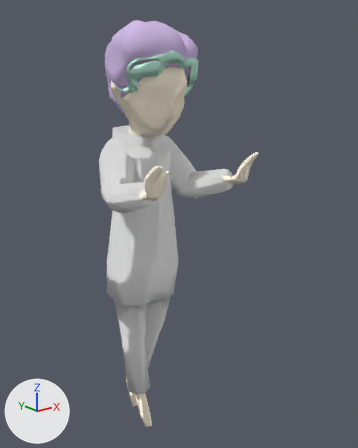
A saved change to the Blender file Assets/Models/mothabonetest.blend.
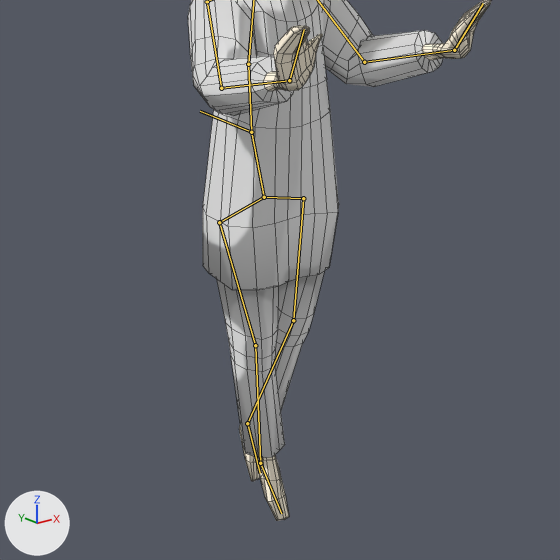
Old and new are each drawn whole from a 50 mm lens placed at (-1.67, -2.44, 1.16), pointed at (0.19, -0.12, 0.23) and again close up on the part from 0% to 82% of the width and 34% to 100% of the height. Arrows for +X, +Y and +Z are at lower left; the lights stay in place. Both versions are drawn at frame -1 of the action 'AIM_FORWARD'; the numbers are the values there. The bones that bend it are drawn over the model as lines in the close-ups. The close-ups show mesh edges as thin lines.

In view in the first close-up: 'body'.
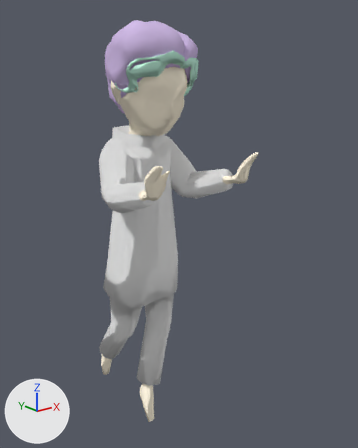
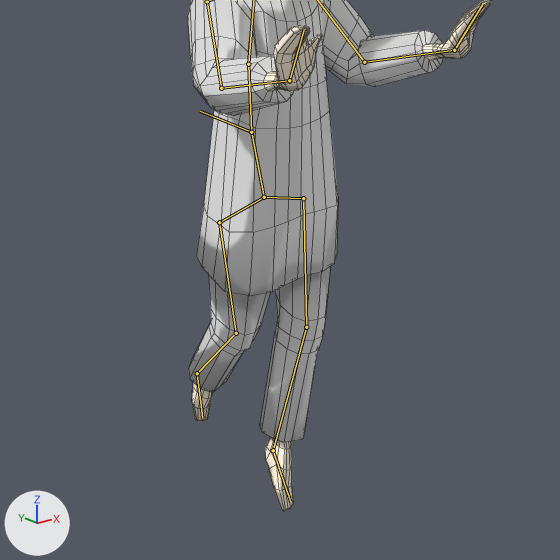
Diff of the bpy script that builds the scene:
```diff
--- a/Assets/Models/mothabonetest.blend.py
+++ b/Assets/Models/mothabonetest.blend.py
@@ bone_reisi_l @@
 bone_reisi_l = bpy.data.objects['Armature'].pose.bones['REISI_L']  # child of 'HIP_L'
-bone_reisi_l.rotation_quaternion = (0.991, 0.037, -0.022, -0.125)  # degrees (5, -2, -14)
+bone_reisi_l.rotation_quaternion = (0.998, 0.039, -0.014, -0.039)  # degrees (5, -1, -5)
@@ bone_reisi_r @@
 bone_reisi_r = bpy.data.objects['Armature'].pose.bones['REISI_R']  # child of 'HIP_R'
-bone_reisi_r.rotation_quaternion = (0.997, 0.065, 0.021, 0.042)  # degrees (8, 2, 5)
+bone_reisi_r.rotation_quaternion = (0.982, 0.061, 0.031, 0.173)  # degrees (7, 2, 20)
@@ bone_saari_r @@
 bone_saari_r = bpy.data.objects['Armature'].pose.bones['SAARI_R']  # child of 'REISI_R'
-bone_saari_r.rotation_quaternion = (0.985, -0.058, -0.008, 0.002)  # degrees (-7, -1, 0)
+bone_saari_r.rotation_quaternion = (0.979, 0.121, 0.013, -0.002)  # degrees (14, 2, 0)
```

Where the change shows, as pixel boxes [x1, y1, x2, y2] in the close-ups (560 x 560 px):
'body', posed: before [188, 0, 491, 521]; after [188, 0, 491, 511]
bone 'REISI_L', root to tip: before (303, 198) to (293, 320); after (303, 198) to (306, 327)
bone 'REISI_R', root to tip: before (219, 222) to (255, 345); after (219, 222) to (236, 333)
bone 'SAARI_R', root to tip: before (255, 345) to (260, 463); after (236, 333) to (197, 373)
